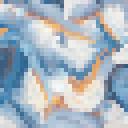
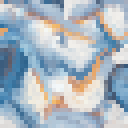
Before/after of a (128, 128) layered artwork. What changed in the layer stack:
painted on "Копия marble_f" over (x1=116, y1=32, x2=128, y2=44)
